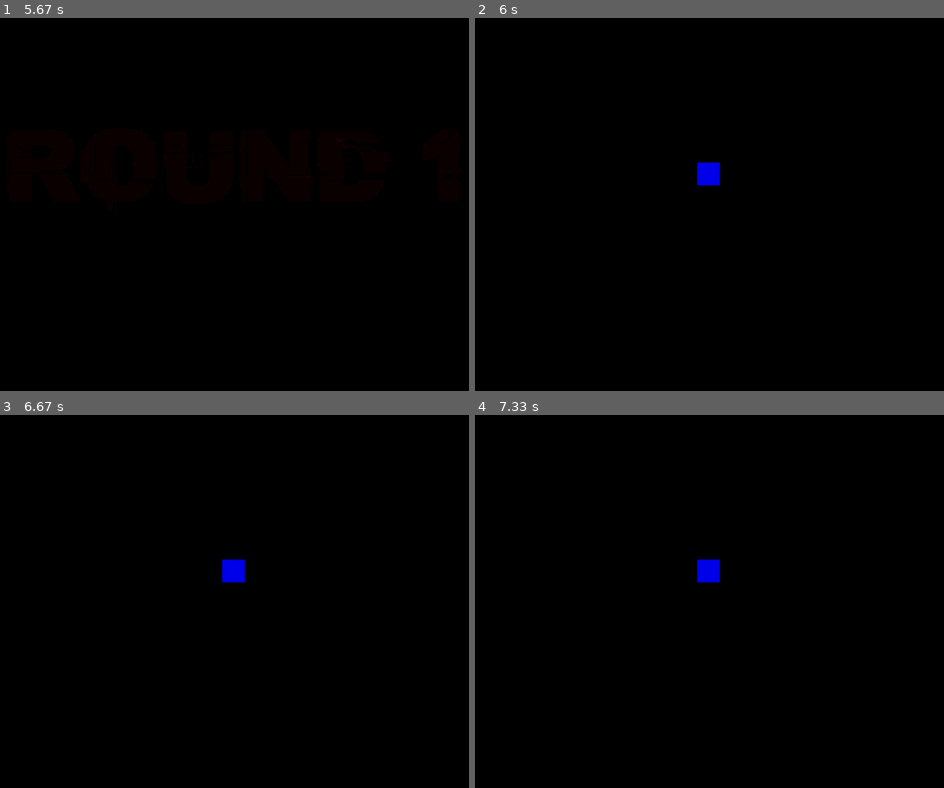
Above: before the commit, frames 1-4 (two rows, left to right).
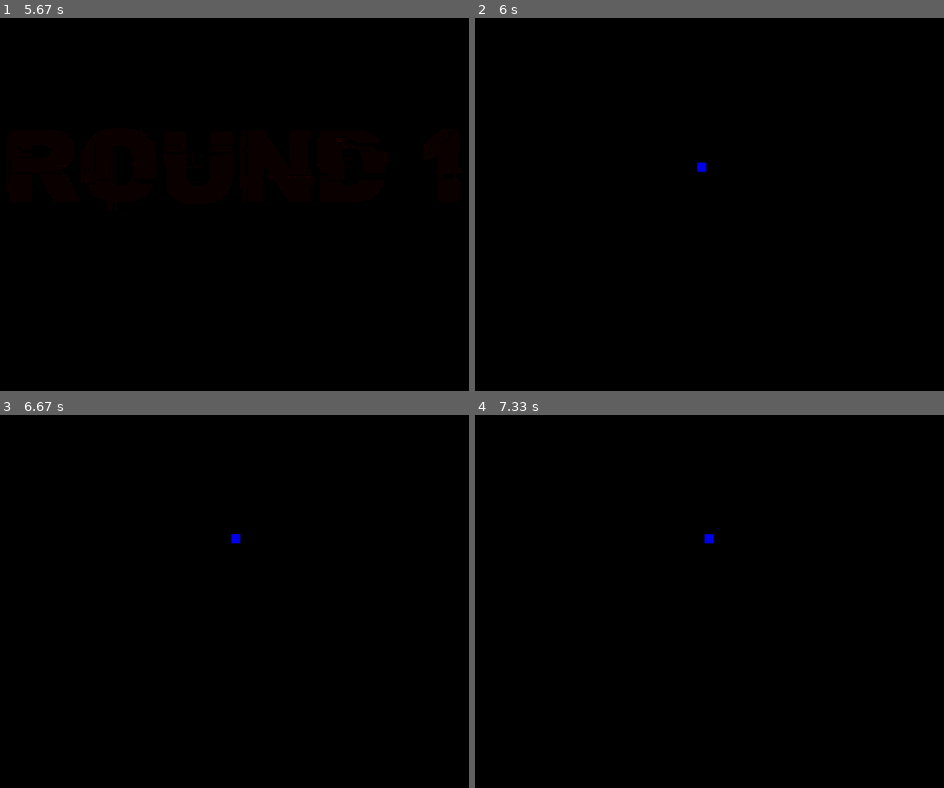
Above: after the commit, the same moments.

Repository: andrebtw/pygamegame
Game: pygame game, started from main.py
The game is run twice, just before and just after one commit, with the same random seed, the same clock (stepped at 60 frames per second) and the same inputs.
Inputs:
- Up to frame 1 (5.67 s): click "PLAY" at 0.38 s; click "START" at 0.72 s; hold W from 5.5 s (still down)
- Up to frame 2 (6 s): release W at 5.97 s
- Up to frame 3 (6.67 s): hold W 6-6.47 s; hold D from 6.5 s (still down)
- Up to frame 4 (7.33 s): release D at 6.97 s; hold A from 7 s (still down)

Frame 1 is identical in both runs. In frame 2, 0.3% of the frame differs, in the area x 47-53%, y 38-45%; in frame 3, 0.4%; in frame 4, 0.4%, in the area x 47-53%, y 31-45%.

Commit message:
Added player control.

Diff:
--- a/game.py
+++ b/game.py
@@ -12,6 +12,10 @@
 import constants
 import scale
 import rounds
+from player import Player
+from obstacle import Obstacle
+from zombie import Zombie
+from logs import log
 
 # Configuration
 
@@ -42,29 +46,6 @@
     pygame.display.update()
 
 
-class Player:
-    def __init__(self):
-        self.color = (0, 0, 235)
-        self.life = 100
-        self.sizeY = 50
-        self.sizeX = 50
-        self.positionX = 935
-        self.positionY = 515
-
-    def spawn(self):
-        pygame.draw.rect(screen, self.color, (self.positionX, self.positionY, self.sizeX, self.sizeY))
-
-
-class Obstacle:
-    def __init__(self):
-        pass
-
-
-class Zombie:
-    def __init__(self):
-        pass
-
-
 def main_game():
     screen.fill(constants.black)
     update()
@@ -77,13 +58,51 @@
 
     player = Player()
 
-    player.spawn()
+    moving_up = None
+    moving_down = None
+    moving_left = None
+    moving_right = None
 
     while running:
+
         for event in pygame.event.get():
             if event.type == QUIT:
                 running = False
                 quit()
+            if event.type == pygame.KEYDOWN:
+                if event.key == pygame.K_w:
+                    moving_up = True
+                if event.key == pygame.K_s:
+                    moving_down = True
+                if event.key == pygame.K_a:
+                    moving_left = True
+                if event.key == pygame.K_d:
+                    moving_right = True
 
+            if event.type == pygame.KEYUP:
+                if event.key == pygame.K_w:
+                    moving_up = False
+                if event.key == pygame.K_s:
+                    moving_down = False
+                if event.key == pygame.K_a:
+                    moving_left = False
+                if event.key == pygame.K_d:
+                    moving_right = False
+
+        print(moving_up)
+        if moving_up:
+            player.move_up()
+
+        if moving_down:
+            player.move_down()
+
+        if moving_left:
+            player.move_left()
+
+        if moving_right:
+            player.move_right()
+
+        screen.fill(constants.black)
+        player.draw()
         update()
         main_clock.tick(fps)
--- /dev/null
+++ b/logs.py
@@ -0,0 +1,11 @@
+from datetime import datetime
+
+
+# Prints the log with the time inside the console and also writes the log inside the game's logging file.
+def log(arg):
+    arg = str(arg)
+    time = datetime.utcnow().isoformat(sep=' ', timespec='milliseconds')
+    print(f"{time} > {arg}")
+    logging_file = open("files/assets/logs/logs.txt", "a")
+    logging_file.write(f"{time} > {arg} \n")
+    logging_file.close()
--- /dev/null
+++ b/obstacle.py
@@ -0,0 +1,10 @@
+# Importing libraries
+import pygame
+
+# Importing files
+import game
+
+
+class Obstacle:
+    def __init__(self):
+        pass
--- a/player.py
+++ b/player.py
@@ -0,0 +1,32 @@
+# Importing libraries
+import pygame
+
+# Importing files
+import game
+import scale
+
+
+class Player:
+    def __init__(self):
+        self.color = (0, 0, 235)
+        self.life = 100
+        self.sizeY = 20
+        self.sizeX = 20
+        self.positionX = 935
+        self.positionY = 515
+        self.speed = 2
+
+    def draw(self):
+        pygame.draw.rect(game.screen, self.color, (self.positionX, self.positionY, self.sizeX, self.sizeY))
+
+    def move_up(self):
+        self.positionY = self.positionY + scale.fps(-self.speed)
+
+    def move_down(self):
+        self.positionY = self.positionY + scale.fps(self.speed)
+
+    def move_left(self):
+        self.positionX = self.positionX + scale.fps(-self.speed)
+
+    def move_right(self):
+        self.positionX = self.positionX + scale.fps(self.speed)
--- /dev/null
+++ b/zombie.py
@@ -0,0 +1,10 @@
+# Importing libraries
+import pygame
+
+# Importing files
+import game
+
+
+class Zombie:
+    def __init__(self):
+        pass
